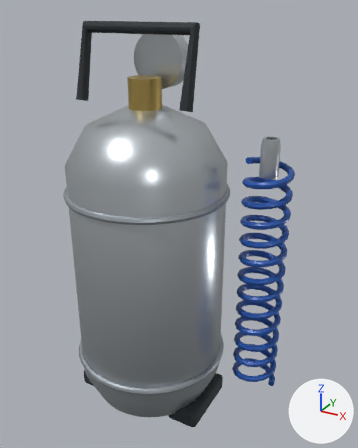
Renders of the glTF model assets/liederbach/equipment/pressure_vessel_device.glb from each side of a commit.
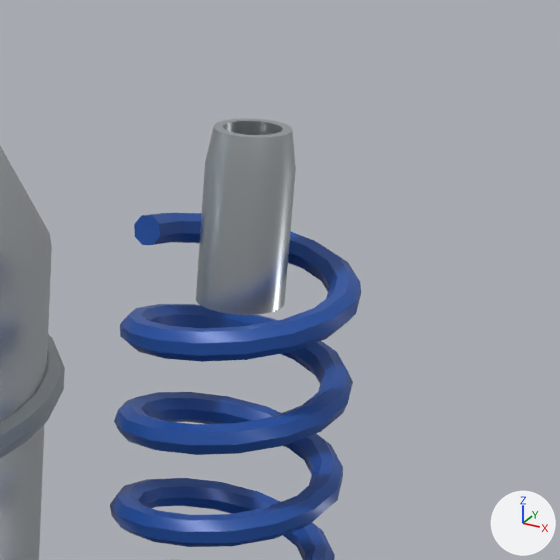
Each version appears first whole from a 50 mm camera at (0.428, -0.754, 0.408) aimed at (0.005, 0.015, 0.024), and next in a close-up on the part from 60% to 94% of the width and 25% to 52% of the height. Every picture has the same lights, and +X, +Y and +Z are marked at lower right. The first two pictures are the older version. Where no turn or scale is listed for an object, it has been applied to the vertices. Vertices at exactly the same position are counted once.

The scene before the commit, as lines of its bpy script (objects in view):
```python
me_pressure_vessel_device = bpy.data.meshes.new('pressure_vessel_device')
me_pressure_vessel_device.from_pydata(...)  # 3150 vertices, 6220 faces; spans x -0.212..0.212, y -0.157..0.157, z -0.385..0.385
# faces by material slot: [884, 1280, 92, 124, 628, 3212]
me_pressure_vessel_device.materials.append(mat_training_steel)  # light grey #c5cbd0
me_pressure_vessel_device.materials.append(mat_training_brushed)  # grey #a8afb5
me_pressure_vessel_device.materials.append(mat_training_brass)  # yellow #c0a65d
me_pressure_vessel_device.materials.append(mat_training_white)  # white #eaece6
me_pressure_vessel_device.materials.append(mat_training_black)  # dark grey #282d31
me_pressure_vessel_device.materials.append(mat_training_blue)  # blue #2152a6
ob_pressure_vessel_device = bpy.data.objects.new('pressure_vessel_device', me_pressure_vessel_device)
ob_pressure_vessel_device.location = (0.0, 0.0, 0.0)
```
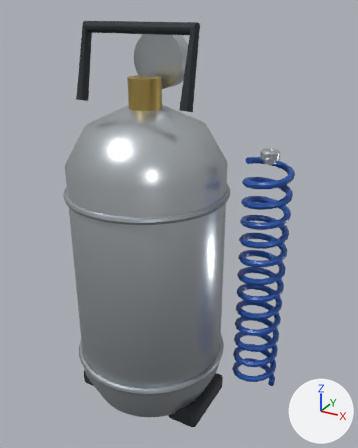
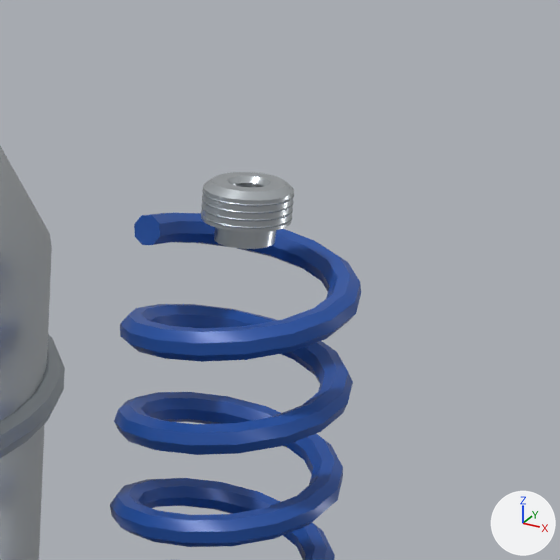
Diff of the bpy script that builds the scene:
```diff
--- a/assets/liederbach/equipment/pressure_vessel_device.glb.py
+++ b/assets/liederbach/equipment/pressure_vessel_device.glb.py
@@ me_pressure_vessel_device @@
 # used by ob_pressure_vessel_device; location = (0.0, 0.0, 0.0)
-me_pressure_vessel_device.from_pydata(...)  # 3150 vertices, 6220 faces; spans x -0.212..0.212, y -0.157..0.157, z -0.385..0.385
+me_pressure_vessel_device.from_pydata(...)  # 3906 vertices, 7732 faces; spans x -0.212..0.212, y -0.157..0.157, z -0.385..0.385
+# me_pressure_vessel_device part 1: the loose piece of 140 vertices spanning x 0.15..0.184, y 0.028..0.061, z 0.138..0.204 is rebuilt with 256 vertices and now spans x 0.15..0.184, y 0.028..0.061, z 0.162..0.184
+# me_pressure_vessel_device part 2: a new loose piece of 160 vertices spanning x 0.15..0.184, y 0.027..0.061, z 0.171..0.172, in mat_training_brushed (grey #a8afb5)
+# me_pressure_vessel_device part 3: a new loose piece of 160 vertices spanning x 0.15..0.184, y 0.027..0.061, z 0.174, in mat_training_brushed (grey #a8afb5)
+# me_pressure_vessel_device part 4: a new loose piece of 160 vertices spanning x 0.15..0.184, y 0.027..0.061, z 0.176..0.177, in mat_training_brushed (grey #a8afb5)
+# me_pressure_vessel_device part 5: a new loose piece of 160 vertices spanning x 0.15..0.184, y 0.027..0.061, z 0.179..0.18, in mat_training_brushed (grey #a8afb5)
 me_pressure_vessel_device.materials.append(mat_training_steel)
```

Changed parts and their boxes [x1, y1, x2, y2] in the close-ups (560 x 560 px):
'pressure_vessel_device', reshaped: before [0, 119, 361, 560]; after [0, 146, 361, 560]
part 1 of me_pressure_vessel_device, rebuilt (7% narrower, 60% shorter): before [196, 119, 296, 315]; after [201, 172, 294, 249]
part 2 of me_pressure_vessel_device, added: after [201, 211, 292, 229]
part 3 of me_pressure_vessel_device, added: after [201, 205, 293, 221]
part 4 of me_pressure_vessel_device, added: after [202, 196, 294, 214]
part 5 of me_pressure_vessel_device, added: after [202, 190, 294, 206]
